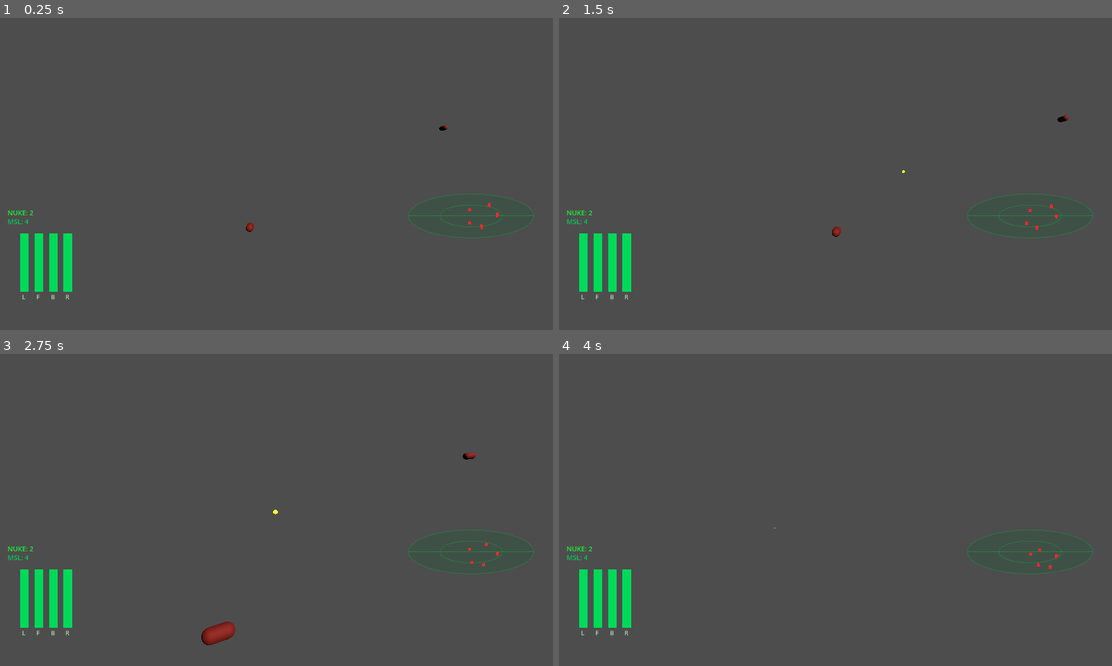
Above: before the commit, frames 1-4 (two rows, left to right).
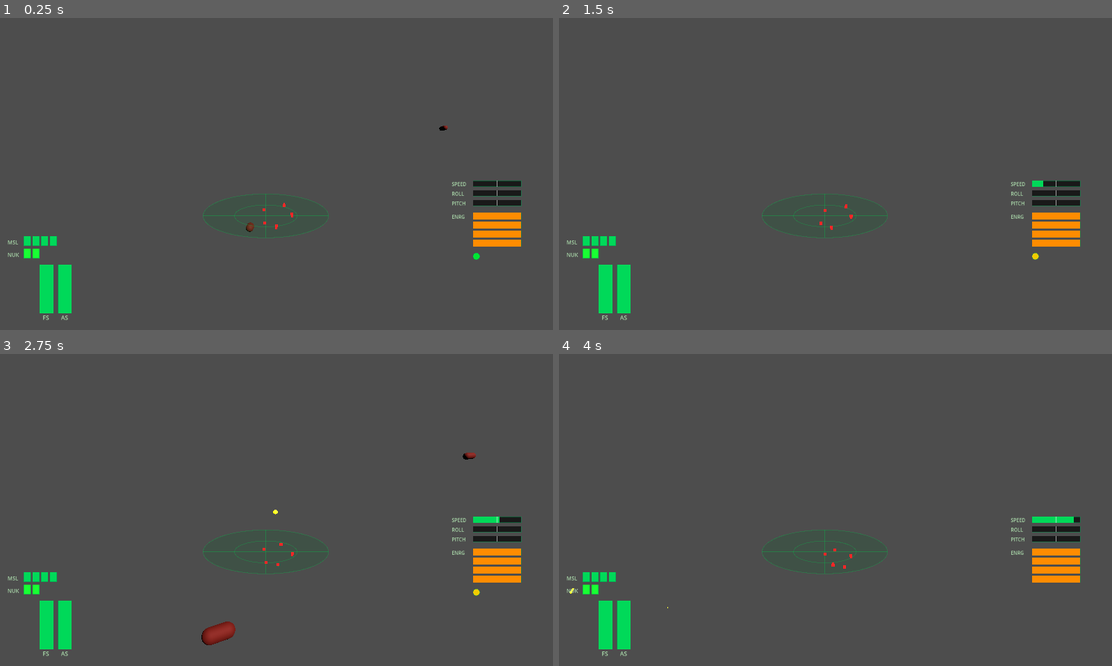
Above: after the commit, the same moments.

Repository: zetappi/FSZP
Game: Godot game, scene res://scenes/Game.tscn
The game is run twice, just before and just after one commit, with the same random seed, the same clock (stepped at 60 frames per second) and the same inputs.
Inputs (mouse positions are in pixels of both pictures, inside the frame that each line leads up to):
- Up to frame 1 (0.25 s): no input
- Up to frame 2 (1.5 s): tap Enter at 0.5 s; move the mouse to (863, 174) at 0.52 s; hold T (tractor) 0.53-1.28 s; hold Up (throttle_up) from 0.53 s (still down); tap X (fov_toggle, bound only after the commit) at 0.8, 1.35 s; tap Space (fire) at 1.25 s; move the mouse to (807, 174) at 1.27 s
- Up to frame 3 (2.75 s): keep holding Up (throttle_up); tap T (tractor) at 1.55 s; move the mouse to (287, 503) at 2.02 s; hold Space (fire) from 2.03 s (still down); tap X (fov_toggle, bound only after the commit) at 2.3 s
- Up to frame 4 (4 s): keep holding Up (throttle_up); move the mouse to (829, 516) at 2.77 s; release Space (fire) at 2.78 s; tap S (look_down) at 2.85 s; tap T (tractor) at 3.05 s; move the mouse to (874, 513) at 3.52 s; hold X (fov_toggle, bound only after the commit) from 3.53 s (still down); tap A (look_left) at 3.6 s

The runs differ from the first frame. In frame 1, 3.5% of the frame differs, in the area x 1-97%, y 52-97%; in frame 2, 3.6%, in the area x 1-97%, y 31-97%; in frame 3, 3.5%; in frame 4, 3.5%.

Commit message:
feat: HUD rework + starfield + FOV toggle — v0.9
- Shields simplified to FS/AS (front/aft hemispheres)
- Missile/nuke slots replaced with fill/empty icon slots
- Radar moved to bottom-center (Elite-style)
- New StatusHUD (right side): Speed/Roll/Pitch bars, 4 Energy Banks, status light
- Dynamic starfield particles proportional to throttle speed
- FOV toggle X key: 60° / 15° / 6°
- Cockpit 3D design notes in assets/3dobjects/cruscotto.md

Diff:
--- a/project.godot
+++ b/project.godot
@@ -12,7 +12,7 @@
 
 config/name="FSZP"
 run/main_scene="res://scenes/Game.tscn"
-config/features=PackedStringArray("4.6", "Forward Plus")
+config/features=PackedStringArray("4.7", "Forward Plus")
 config/icon="res://icon.svg"
 
 [input]
@@ -104,6 +104,11 @@
 "events": [Object(InputEventKey,"resource_local_to_scene":false,"resource_name":"","device":-1,"window_id":0,"alt_press …(192 unchanged characters)…
 ]
 }
+fov_toggle={
+"deadzone": 0.5,
+"events": [Object(InputEventKey,"resource_local_to_scene":false,"resource_name":"","device":-1,"window_id":0,"alt_pressed":false,"shift_pressed":false,"ctrl_pressed":false,"meta_pressed":false,"pressed":false,"keycode":0,"physical_keycode":88,"key_label":0,"unicode":120,"location":0,"echo":false,"script":null)
+]
+}
 
 [physics]
 
--- a/scenes/HUD.tscn
+++ b/scenes/HUD.tscn
@@ -3,17 +3,18 @@
 [ext_resource type="Script" path="res://scripts/radar.gd" id="1"]
 [ext_resource type="Script" path="res://scripts/shields_hud.gd" id="2"]
 [ext_resource type="Script" path="res://scripts/targeting_hud.gd" id="3"]
+[ext_resource type="Script" path="res://scripts/status_hud.gd" id="4"]
 
 [node name="HUD" type="CanvasLayer"]
 
 [node name="Radar" type="Control" parent="."]
-anchor_left = 1.0
+anchor_left = 0.5
 anchor_top = 1.0
-anchor_right = 1.0
+anchor_right = 0.5
 anchor_bottom = 1.0
-offset_left = -300.0
+offset_left = -150.0
 offset_top = -310.0
-offset_right = -10.0
+offset_right = 150.0
 offset_bottom = -10.0
 script = ExtResource("1")
 radar_radius = 130.0
@@ -34,7 +35,18 @@
 anchor_right = 0.0
 anchor_bottom = 1.0
 offset_left = 20.0
-offset_top = -200.0
-offset_right = 180.0
-offset_bottom = -20.0
+offset_top = -195.0
+offset_right = 220.0
+offset_bottom = -15.0
 script = ExtResource("2")
+
+[node name="StatusHUD" type="Control" parent="."]
+anchor_left = 1.0
+anchor_top = 1.0
+anchor_right = 1.0
+anchor_bottom = 1.0
+offset_left = -210.0
+offset_top = -310.0
+offset_right = -10.0
+offset_bottom = -15.0
+script = ExtResource("4")
--- a/scenes/Player.tscn
+++ b/scenes/Player.tscn
@@ -12,6 +12,29 @@
 emission = Color(0.0, 0.9, 1.0, 1.0)
 emission_energy_multiplier = 4.0
 transparency = 1
+
+[sub_resource type="SphereMesh" id="SphereMesh_starfield"]
+radius = 0.015
+height = 0.03
+radial_segments = 4
+rings = 2
+
+[sub_resource type="StandardMaterial3D" id="StarMat"]
+shading_mode = 0
+albedo_color = Color(0.85, 0.92, 1.0, 1.0)
+emission_enabled = true
+emission = Color(0.85, 0.92, 1.0, 1.0)
+emission_energy_multiplier = 2.0
+
+[sub_resource type="ParticleProcessMaterial" id="StarfieldPPM"]
+direction = Vector3(0, 0, 1)
+spread = 80.0
+initial_velocity_min = 20.0
+initial_velocity_max = 60.0
+gravity = Vector3(0, 0, 0)
+scale_min = 0.4
+scale_max = 1.0
+lifetime_randomness = 0.4
 
 [node name="Player" type="Node3D"]
 script = ExtResource("1_player")
@@ -30,3 +53,15 @@
 [node name="TractorBeam" type="MeshInstance3D" parent="."]
 visible = false
 material_override = SubResource("StandardMaterial3D_1")
+
+[node name="Starfield" type="GPUParticles3D" parent="."]
+emitting = true
+amount = 300
+lifetime = 2.5
+one_shot = false
+explosiveness = 0.0
+randomness = 1.0
+visibility_aabb = AABB(-120, -120, -120, 240, 240, 240)
+process_material = SubResource("StarfieldPPM")
+draw_pass_1 = SubResource("SphereMesh_starfield")
+speed_scale = 0.0
--- a/scripts/player.gd
+++ b/scripts/player.gd
@@ -11,6 +11,9 @@
 @export var missiles_count: int   = 4
 @export var nukes_count:    int   = 2
 
+var missiles_count_max: int = 4
+var nukes_count_max:    int = 2
+
 var cargo_collected: int   = 0
 var _throttle:       float = 0.0
 var _fire_cooldown:  float = 0.0
@@ -23,16 +26,22 @@
 var _lock_timer:   float  = 0.0
 var _locked:       bool   = false
 
-@onready var _muzzle:       Node3D         = $Muzzle
-@onready var _tractor_beam: MeshInstance3D = $TractorBeam
-@onready var _camera:       Camera3D       = $Camera3D
+@onready var _muzzle:       Node3D          = $Muzzle
+@onready var _tractor_beam: MeshInstance3D  = $TractorBeam
+@onready var _camera:       Camera3D        = $Camera3D
+@onready var _starfield:    GPUParticles3D  = $Starfield
 var _targeting_hud: Control = null
 
 func _ready() -> void:
 	add_to_group("player")
+	missiles_count_max = missiles_count
+	nukes_count_max    = nukes_count
 	Input.mouse_mode = Input.MOUSE_MODE_CAPTURED
 	await get_tree().process_frame
 	_targeting_hud = get_tree().get_first_node_in_group("targeting_hud")
+
+const FOV_STEPS := [60.0, 15.0, 6.0]
+var _fov_index: int = 0
 
 func _input(event: InputEvent) -> void:
 	if event is InputEventMouseMotion:
@@ -42,6 +51,9 @@
 		_try_fire()
 	if event.is_action_pressed("ui_cancel"):
 		Input.mouse_mode = Input.MOUSE_MODE_VISIBLE
+	if event.is_action_pressed("fov_toggle"):
+		_fov_index = (_fov_index + 1) % FOV_STEPS.size()
+		_camera.fov = FOV_STEPS[_fov_index]
 
 func _process(delta: float) -> void:
 	rotate_y(-Input.get_axis("look_right", "look_left") * 1.5 * delta)
@@ -54,6 +66,7 @@
 		_throttle = maxf(_throttle - 15.0 * delta, 0.0)
 
 	global_position += -global_transform.basis.z * _throttle * delta
+	_starfield.speed_scale = _throttle / 80.0 * 3.0
 
 	_fire_cooldown -= delta
 	if Input.is_action_pressed("fire") and _fire_cooldown <= 0.0:
--- a/scripts/shields_hud.gd
+++ b/scripts/shields_hud.gd
@@ -1,101 +1,95 @@
 extends Control
 
-# ── Valori scudi [0.0 - 1.0] ──────────────────────────────
-var shield_left:  float = 1.0
+# ── Scudi FS/AS [0.0 - 1.0] ───────────────────────────────
 var shield_front: float = 1.0
-var shield_back:  float = 1.0
-var shield_right: float = 1.0
+var shield_aft:   float = 1.0
 
-# ── Ricarica ───────────────────────────────────────────────
-const RECHARGE_RATE  := 0.08   # per secondo
-const RECHARGE_DELAY := 4.0    # secondi dopo un colpo prima di ricaricare
+const RECHARGE_RATE  := 0.08
+const RECHARGE_DELAY := 4.0
 var _recharge_timer: float = 0.0
 
-# ── Layout barre ──────────────────────────────────────────
-const BAR_WIDTH   := 18.0
-const BAR_HEIGHT  := 120.0
-const BAR_SPACING := 12.0
-const LABELS      := ["L", "F", "B", "R"]
+# ── Layout ────────────────────────────────────────────────
+const SLOT_W     := 14.0
+const SLOT_H     := 20.0
+const SLOT_GAP   := 4.0
+const LABEL_W    := 34.0
 
-const COL_BG      := Color(0.1,  0.1,  0.1,  0.7)
-const COL_FULL    := Color(0.0,  0.85, 0.35, 1.0)
-const COL_MID     := Color(0.9,  0.7,  0.0,  1.0)
-const COL_LOW     := Color(0.9,  0.15, 0.1,  1.0)
-const COL_LABEL   := Color(0.7,  0.9,  0.7,  0.9)
-const COL_BORDER  := Color(0.0,  0.6,  0.3,  0.5)
+const BAR_W      := 28.0
+const BAR_H      := 100.0
+const BAR_GAP    := 10.0
+
+const COL_BG     := Color(0.05, 0.05, 0.05, 0.8)
+const COL_FULL   := Color(0.0,  0.85, 0.35, 1.0)
+const COL_MID    := Color(0.9,  0.7,  0.0,  1.0)
+const COL_LOW    := Color(0.9,  0.15, 0.1,  1.0)
+const COL_BORDER := Color(0.0,  0.6,  0.3,  0.5)
+const COL_LABEL  := Color(0.7,  0.9,  0.7,  0.9)
+const COL_MSL    := Color(0.0,  0.85, 0.35, 1.0)
+const COL_NUKE   := Color(0.1,  1.0,  0.2,  1.0)
+const COL_EMPTY  := Color(0.2,  0.2,  0.2,  0.8)
 
 func _ready() -> void:
-	# registra questo nodo come riferimento globale accessibile dal player
 	add_to_group("shields_hud")
 
 func _process(delta: float) -> void:
-	# ricarica lenta dopo delay
 	if _recharge_timer > 0.0:
 		_recharge_timer -= delta
 	else:
-		shield_left  = minf(shield_left  + RECHARGE_RATE * delta, 1.0)
 		shield_front = minf(shield_front + RECHARGE_RATE * delta, 1.0)
-		shield_back  = minf(shield_back  + RECHARGE_RATE * delta, 1.0)
-		shield_right = minf(shield_right + RECHARGE_RATE * delta, 1.0)
+		shield_aft   = minf(shield_aft   + RECHARGE_RATE * delta, 1.0)
 	queue_redraw()
 
 func take_hit(direction_local: Vector3, damage: float) -> void:
-	# direction_local: direzione del proiettile in spazio locale del player
-	# determina quale scudo colpire dal dot product con gli assi
 	_recharge_timer = RECHARGE_DELAY
-
-	var fwd  :=  direction_local.dot(Vector3(0, 0,  1))  # front: proiettile arriva da -Z, va verso +Z
-	var back :=  direction_local.dot(Vector3(0, 0, -1))  # back:  proiettile arriva da +Z
-	var left :=  direction_local.dot(Vector3( 1, 0, 0))  # left
-	var right := direction_local.dot(Vector3(-1, 0, 0))  # right
-
-	var mx := maxf(maxf(fwd, back), maxf(left, right))
-
-	if mx == fwd:
+	var front_dot := direction_local.dot(Vector3(0, 0, 1))
+	if front_dot >= 0.0:
 		shield_front = maxf(shield_front - damage, 0.0)
-	elif mx == back:
-		shield_back  = maxf(shield_back  - damage, 0.0)
-	elif mx == left:
-		shield_left  = maxf(shield_left  - damage, 0.0)
 	else:
-		shield_right = maxf(shield_right - damage, 0.0)
+		shield_aft = maxf(shield_aft - damage, 0.0)
 
 func _draw() -> void:
-	# contatore missili
+	var y := 0.0
+
+	# ── Icone missili ──────────────────────────────────────
 	var player := get_tree().get_first_node_in_group("player")
 	if player:
-		var count: int = player.missiles_count
-		var col := Color(0.0, 0.85, 0.35, 0.9) if count > 0 else Color(0.9, 0.15, 0.1, 0.9)
-		draw_string(ThemeDB.fallback_font, Vector2(0, -20),
-			"MSL: " + str(count), HORIZONTAL_ALIGNMENT_LEFT, -1, 14, col)
+		var msl_total:  int = player.missiles_count_max
+		var nuke_total: int = player.nukes_count_max
+		var msl_cur:  int = player.missiles_count
+		var nuke_cur: int = player.nukes_count
+		y = _draw_slots(y, "MSL", msl_total,  msl_cur,  COL_MSL)
+		y += 6.0
+		y = _draw_slots(y, "NUK", nuke_total, nuke_cur, COL_NUKE)
+		y += 14.0
 
-		var nuke_count: int = player.nukes_count
-		var nuke_col := Color(0.1, 1.0, 0.2, 0.9) if nuke_count > 0 else Color(0.9, 0.15, 0.1, 0.9)
-		draw_string(ThemeDB.fallback_font, Vector2(0, -38),
-			"NUKE: " + str(nuke_count), HORIZONTAL_ALIGNMENT_LEFT, -1, 14, nuke_col)
+	# ── Barre scudi FS / AS ────────────────────────────────
+	var values := [shield_front, shield_aft]
+	var labels := ["FS", "AS"]
+	var total_w: float = (BAR_W + BAR_GAP) * 2 - BAR_GAP
+	var sx := (size.x - total_w) * 0.5
 
-	var values := [shield_left, shield_front, shield_back, shield_right]
-	var total_w := (BAR_WIDTH + BAR_SPACING) * 4 - BAR_SPACING
-	var start_x := (size.x - total_w) * 0.5
-
-	for i in 4:
-		var x := start_x + i * (BAR_WIDTH + BAR_SPACING)
+	for i in 2:
+		var x: float = sx + i * (BAR_W + BAR_GAP)
 		var val: float = values[i]
 
-		# sfondo barra
-		draw_rect(Rect2(x, 0, BAR_WIDTH, BAR_HEIGHT), COL_BG)
-		draw_rect(Rect2(x, 0, BAR_WIDTH, BAR_HEIGHT), COL_BORDER, false, 1.0)
+		draw_rect(Rect2(x, y, BAR_W, BAR_H), COL_BG)
+		draw_rect(Rect2(x, y, BAR_W, BAR_H), COL_BORDER, false, 1.0)
 
-		# barra colorata — cresce dal basso
 		if val > 0.0:
-			var fill_h := BAR_HEIGHT * val
+			var fill_h: float = BAR_H * val
 			var col := COL_FULL if val > 0.5 else (COL_MID if val > 0.25 else COL_LOW)
-			draw_rect(Rect2(x, BAR_HEIGHT - fill_h, BAR_WIDTH, fill_h), col)
+			draw_rect(Rect2(x, y + BAR_H - fill_h, BAR_W, fill_h), col)
 
-		# etichetta
-		draw_string(
-			ThemeDB.fallback_font,
-			Vector2(x + BAR_WIDTH * 0.5 - 5, BAR_HEIGHT + 16),
-			LABELS[i],
-			HORIZONTAL_ALIGNMENT_LEFT, -1, 13, COL_LABEL
-		)
+		draw_string(ThemeDB.fallback_font,
+			Vector2(x + BAR_W * 0.5 - 8, y + BAR_H + 14),
+			labels[i], HORIZONTAL_ALIGNMENT_LEFT, -1, 12, COL_LABEL)
+
+func _draw_slots(y: float, label: String, total: int, filled: int, col_on: Color) -> float:
+	draw_string(ThemeDB.fallback_font, Vector2(0, y + SLOT_H - 3),
+		label, HORIZONTAL_ALIGNMENT_LEFT, -1, 11, COL_LABEL)
+	for i in total:
+		var x: float = LABEL_W + i * (SLOT_W + SLOT_GAP)
+		var col := col_on if i < filled else COL_EMPTY
+		draw_rect(Rect2(x, y, SLOT_W, SLOT_H), col)
+		draw_rect(Rect2(x, y, SLOT_W, SLOT_H), COL_BORDER, false, 1.0)
+	return y + SLOT_H
--- /dev/null
+++ b/scripts/status_hud.gd
@@ -0,0 +1,114 @@
+extends Control
+
+# ── Barre orizzontali Speed/Roll/Pitch ────────────────────
+const BAR_W      := 100.0
+const BAR_H      := 12.0
+const BAR_GAP    := 8.0
+const TICK_W     := 2.0
+
+const COL_BG     := Color(0.05, 0.05, 0.05, 0.8)
+const COL_BAR    := Color(0.0,  0.85, 0.35, 1.0)
+const COL_BORDER := Color(0.0,  0.6,  0.3,  0.5)
+const COL_LABEL  := Color(0.7,  0.9,  0.7,  0.9)
+const COL_TICK   := Color(1.0,  1.0,  1.0,  0.6)
+
+# ── Energy Banks ──────────────────────────────────────────
+const BANK_W     := 100.0
+const BANK_H     := 14.0
+const BANK_GAP   := 5.0
+const BANK_COUNT := 4
+const COL_ENERGY := Color(1.0, 0.55, 0.0, 1.0)
+
+# ── Spia stato ────────────────────────────────────────────
+const SPIA_R     := 7.0
+const COL_GREEN  := Color(0.0,  0.9,  0.2,  1.0)
+const COL_YELLOW := Color(0.95, 0.8,  0.0,  1.0)
+const COL_RED    := Color(0.95, 0.1,  0.1,  1.0)
+
+var _blink_timer:   float = 0.0
+var _blink_visible: bool  = true
+
+func _process(delta: float) -> void:
+	_blink_timer += delta
+	if _blink_timer >= 0.35:
+		_blink_timer = 0.0
+		_blink_visible = not _blink_visible
+	queue_redraw()
+
+func _draw() -> void:
+	var player := get_tree().get_first_node_in_group("player")
+	if not player:
+		return
+
+	var throttle: float = player._throttle
+	var max_throttle: float = 80.0
+	var speed_norm := clampf(throttle / max_throttle, 0.0, 1.0)
+
+	# barre Speed / Roll / Pitch centrate su 0
+	var labels := ["SPEED", "ROLL", "PITCH"]
+	# speed è 0-1 positivo; roll/pitch sono rate di rotazione (usiamo 0 come centro)
+	var values := [speed_norm, 0.0, 0.0]  # roll/pitch: reserved, sempre 0 per ora
+
+	var y := 0.0
+	for i in 3:
+		draw_string(ThemeDB.fallback_font, Vector2(0, y + BAR_H - 1),
+			labels[i], HORIZONTAL_ALIGNMENT_LEFT, -1, 10, COL_LABEL)
+		var bx := 44.0
+		draw_rect(Rect2(bx, y, BAR_W, BAR_H), COL_BG)
+		draw_rect(Rect2(bx, y, BAR_W, BAR_H), COL_BORDER, false, 1.0)
+		var fill: float = BAR_W * values[i]
+		if fill > 0.0:
+			draw_rect(Rect2(bx, y, fill, BAR_H), COL_BAR)
+		# tacca centrale
+		var cx := bx + BAR_W * 0.5
+		draw_rect(Rect2(cx - TICK_W * 0.5, y, TICK_W, BAR_H), COL_TICK)
+		y += BAR_H + BAR_GAP
+
+	y += 6.0
+
+	# ── Energy Banks ──────────────────────────────────────
+	var shields_hud := get_tree().get_first_node_in_group("shields_hud")
+	var fs: float = 1.0
+	var as_val: float = 1.0
+	if shields_hud:
+		fs = shields_hud.shield_front
+		as_val = shields_hud.shield_aft
+	# 4 batterie: prime 2 alimentano FS, ultime 2 AS
+	var bank_vals := [
+		clampf(fs * 2.0, 0.0, 1.0),
+		clampf(fs * 2.0 - 1.0, 0.0, 1.0),
+		clampf(as_val * 2.0, 0.0, 1.0),
+		clampf(as_val * 2.0 - 1.0, 0.0, 1.0),
+	]
+	draw_string(ThemeDB.fallback_font, Vector2(0, y + BANK_H - 1),
+		"ENRG", HORIZONTAL_ALIGNMENT_LEFT, -1, 10, COL_LABEL)
+	var ex := 44.0
+	for i in BANK_COUNT:
+		var by := y + i * (BANK_H + BANK_GAP)
+		var bval: float = bank_vals[i]
+		draw_rect(Rect2(ex, by, BANK_W, BANK_H), COL_BG)
+		draw_rect(Rect2(ex, by, BANK_W, BANK_H), COL_BORDER, false, 1.0)
+		if bval > 0.0:
+			draw_rect(Rect2(ex, by, BANK_W * bval, BANK_H), COL_ENERGY)
+
+	y += BANK_COUNT * (BANK_H + BANK_GAP) + 8.0
+
+	# ── Spia stato ────────────────────────────────────────
+	var enemies := get_tree().get_nodes_in_group("enemies")
+	var spia_col := COL_GREEN
+	var under_attack := false
+	for e in enemies:
+		if e is Node3D and player is Node3D:
+			var dist: float = player.global_position.distance_to(e.global_position)
+			if dist < 80.0:
+				spia_col = COL_YELLOW
+			if dist < 40.0:
+				under_attack = true
+				break
+	if under_attack:
+		spia_col = COL_RED
+		if not _blink_visible:
+			return
+
+	draw_circle(Vector2(44.0 + SPIA_R, y + SPIA_R), SPIA_R, spia_col)
+	draw_arc(Vector2(44.0 + SPIA_R, y + SPIA_R), SPIA_R, 0, TAU, 16, COL_BORDER, 1.0)
Not shown, added: scripts/status_hud.gd.uid
Not shown, added: assets/3dobjects/cruscotto.md
